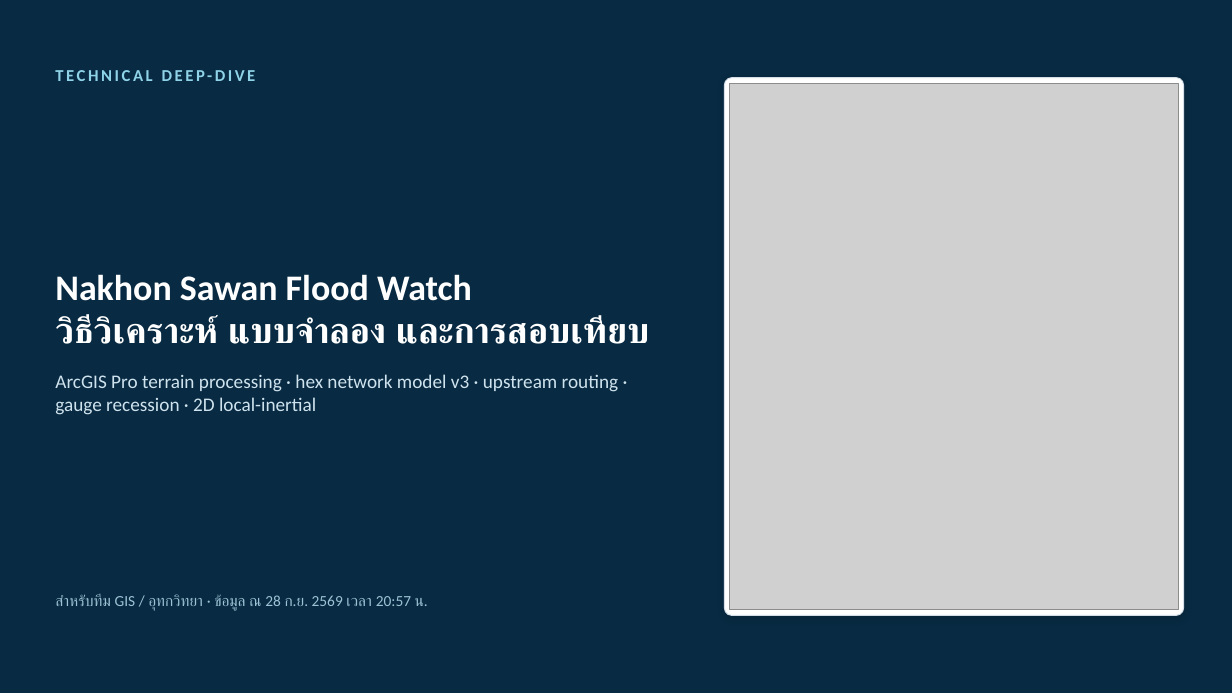
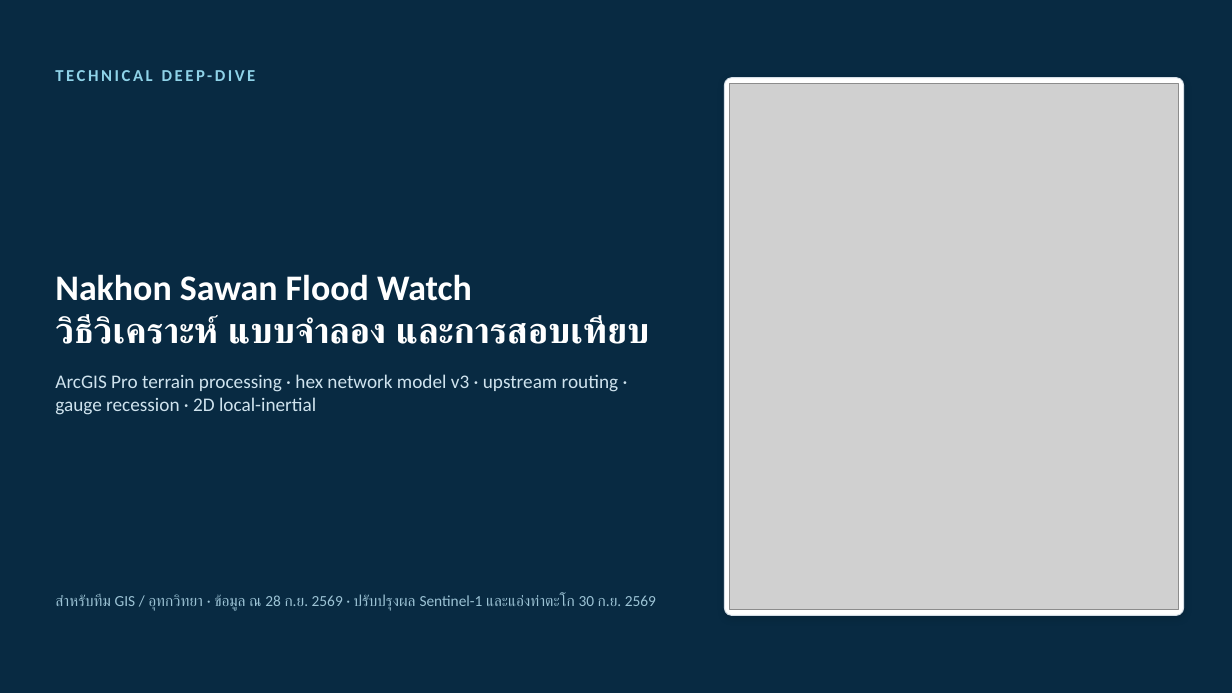
Before and after one commit to att-geo/nakhonsawan-flood, a slide deck: slide 1 of docs/report/NakhonSawanFlood_ทีมเทคนิค_GIS_อุทกวิทยา.pptx. Drawn at 1232x693 pixels with LibreOffice and Linux fonts; fonts in the diff are those of the drawing; grey boxes stand for pictures. Boxes give left, top, right and bottom in pixels: in the first picture for what was removed or moved away, otherwise in the second. Text is boxed around its words. In the diff, an @@ line names an element or a change of style, - is before the commit and + after.

```diff
--- a/docs/report/NakhonSawanFlood_ทีมเทคนิค_GIS_อุทกวิทยา.pptx
+++ b/docs/report/NakhonSawanFlood_ทีมเทคนิค_GIS_อุทกวิทยา.pptx
@@ text at (55,594,656,611): text changed @@
-สำหรับทีม GIS / อุทกวิทยา · ข้อมูล ณ 28 ก.ย. 2569 เวลา 20:57 น.
+สำหรับทีม GIS / อุทกวิทยา · ข้อมูล ณ 28 ก.ย. 2569 · ปรับปรุงผล Sentinel-1 และแอ่งท่าตะโก 30 ก.ย. 2569
```
Also in this commit, not shown: 9 other slides changed, 6 slides added, 3 other files.
